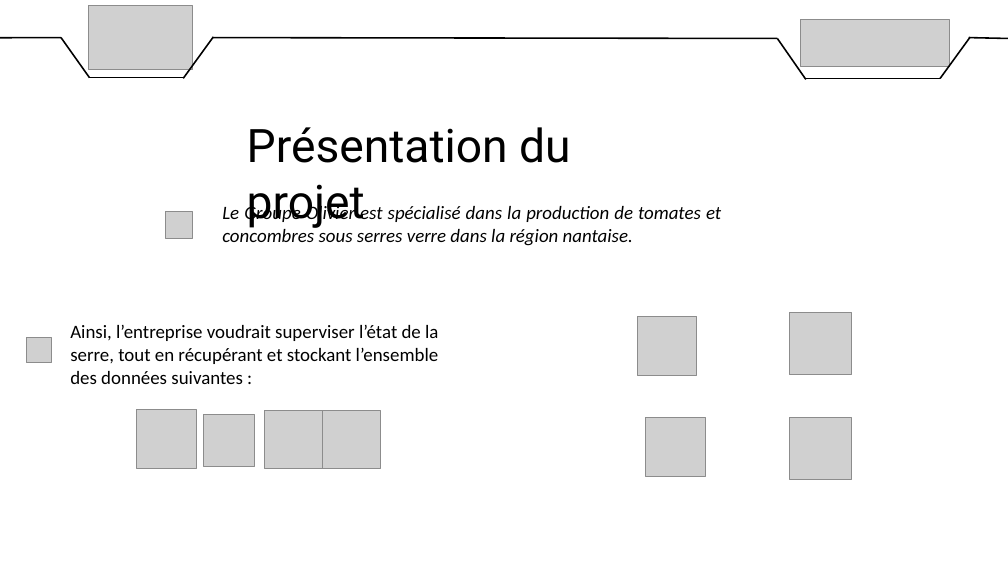
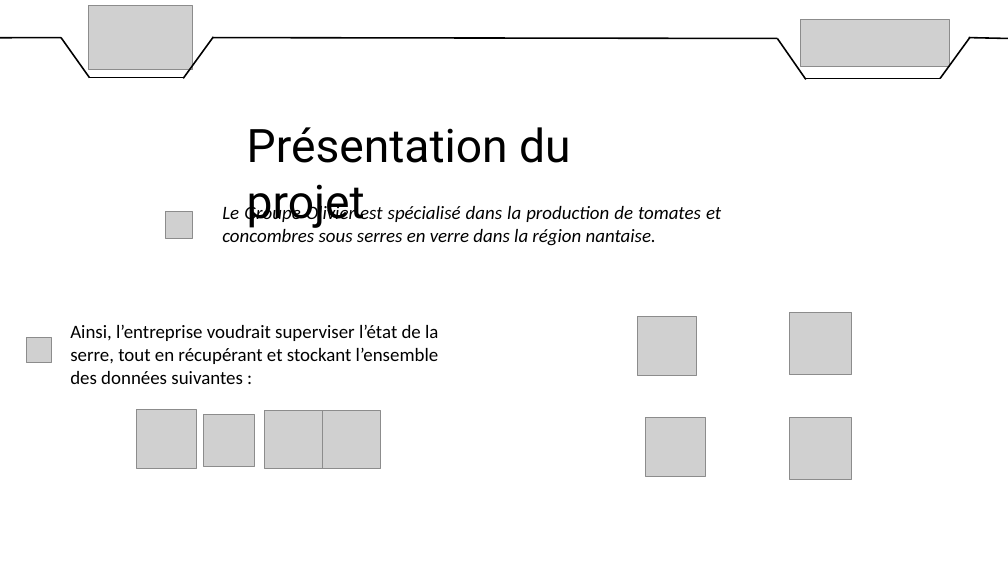
Before and after one commit to DylanChe/SupervisionSerre, a slide deck: slide 2 of oral_projet/diaporama_revue_1_willy.pptx. Drawn at 1008x567 pixels with LibreOffice and Linux fonts; fonts in the diff are those of the drawing; grey boxes stand for pictures. Boxes give left, top, right and bottom in pixels: in the first picture for what was removed or moved away, otherwise in the second. Text is boxed around its words. In the diff, an @@ line names an element or a change of style, - is before the commit and + after.

Commit message:
MAJ diapo

```diff
--- a/oral_projet/diaporama_revue_1_willy.pptx
+++ b/oral_projet/diaporama_revue_1_willy.pptx
@@ text at (x1=222, y1=204, x2=721, y2=246): text changed @@
-Le Groupe Olivier est spécialisé dans la production de tomates et concombres sous serres verre dans la région nantaise.
+Le Groupe Olivier est spécialisé dans la production de tomates et concombres sous serres en verre dans la région nantaise.
```
